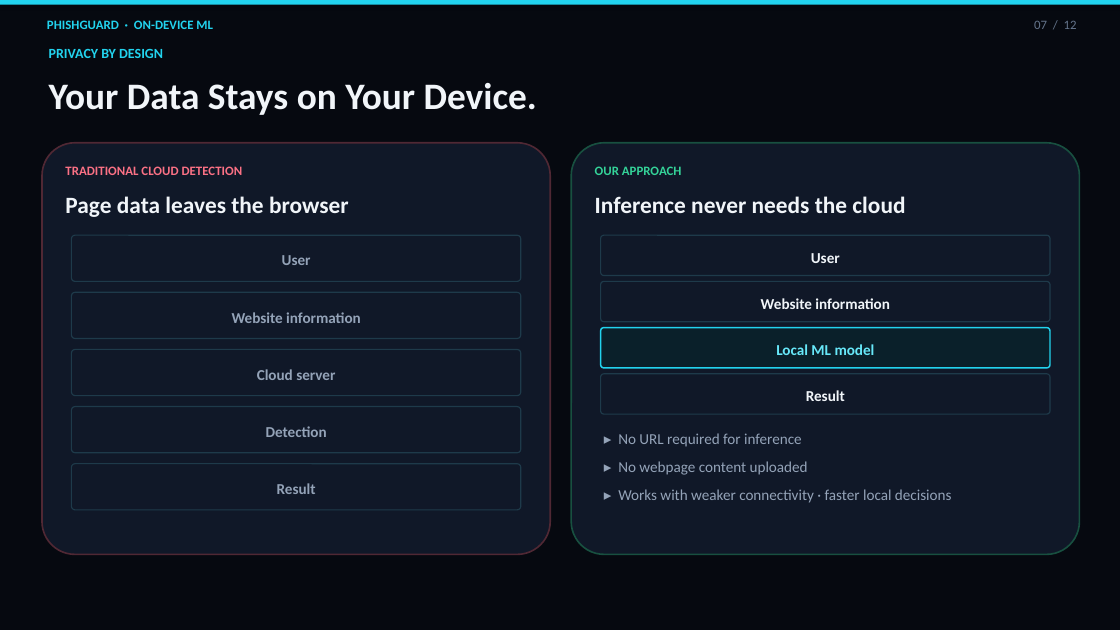
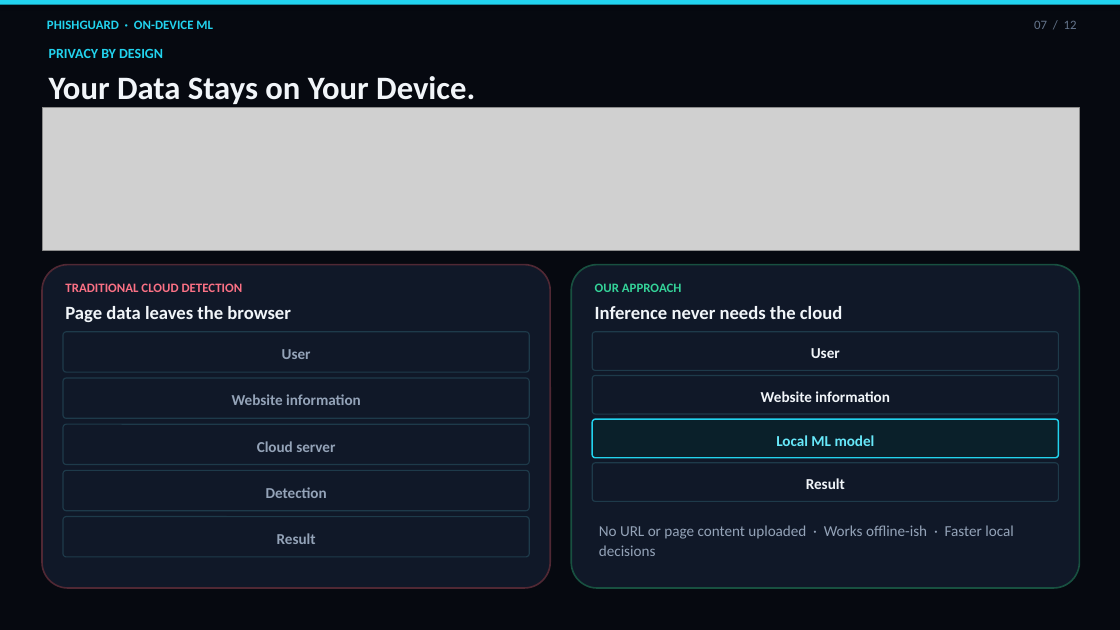
Before and after one commit to sachin20072909/Arduino-learning-journey.., a slide deck: slide 7 of presentation/PhishGuard-Hackathon-Pitch.pptx. Drawn at 1120x630 pixels with LibreOffice and Linux fonts; fonts in the diff are those of the drawing; grey boxes stand for pictures. Boxes give left, top, right and bottom in pixels: in the first picture for what was removed or moved away, otherwise in the second. Text is boxed around its words. In the diff, an @@ line names an element or a change of style, - is before the commit and + after.

Commit message:
Add cinematic visuals to the PhishGuard pitch deck
Generated cybersecurity images for title, problem, product,
privacy, ML, signals, dataset, and closing slides so the
PPTX is more pitch-ready for upload.

```diff
--- a/presentation/PhishGuard-Hackathon-Pitch.pptx
+++ b/presentation/PhishGuard-Hackathon-Pitch.pptx
@@ text "Your Data Stays on Your ..." at (49, 76, 475, 108): size 32 to 28 pt @@
@@ picture added at (42, 108, 1080, 250) @@
@@ rounded rectangle: place and size @@
-rounded rectangle at (42, 143, 550, 555)
+rounded rectangle at (42, 265, 550, 588)
@@ rounded rectangle: place and size @@
-rounded rectangle at (571, 143, 1080, 555)
+rounded rectangle at (571, 265, 1080, 588)
@@ text "Page data leaves the browser": place and size @@
-text "Page data leaves the browser" at (65, 196, 349, 217)
+text "Page data leaves the browser" at (65, 306, 290, 322)
@@ text "Page data leaves the browser" at (65, 306, 290, 322): size 20 to 16 pt @@
@@ text "TRADITIONAL CLOUD DETECTION": place and size @@
-text "TRADITIONAL CLOUD DETECTION" at (65, 166, 243, 175)
+text "TRADITIONAL CLOUD DETECTION" at (65, 283, 243, 292)
@@ text "Inference never needs the cloud" at (595, 306, 842, 319): size 20 to 16 pt @@
@@ text "Inference never needs the cloud": place and size @@
-text "Inference never needs the cloud" at (595, 196, 905, 213)
+text "Inference never needs the cloud" at (595, 306, 842, 319)
@@ text "OUR APPROACH": place and size @@
-text "OUR APPROACH" at (595, 166, 682, 175)
+text "OUR APPROACH" at (595, 283, 682, 292)
@@ text "User": place and size @@
-text "User" at (282, 255, 311, 265)
+text "User" at (282, 349, 311, 359)
@@ rounded rectangle: place and size @@
-rounded rectangle at (71, 350, 521, 396)
+rounded rectangle at (63, 332, 529, 372)
@@ text "User": place and size @@
-text "User" at (811, 253, 840, 263)
+text "User" at (811, 348, 840, 358)
@@ rounded rectangle: place and size @@
-rounded rectangle at (601, 281, 1050, 322)
+rounded rectangle at (592, 332, 1059, 371)
@@ text "Website information": place and size @@
-text "Website information" at (232, 312, 361, 323)
+text "Website information" at (232, 394, 361, 405)
@@ rounded rectangle: place and size @@
-rounded rectangle at (71, 292, 521, 339)
+rounded rectangle at (63, 378, 529, 418)
@@ text "Website information": place and size @@
-text "Website information" at (761, 298, 890, 309)
+text "Website information" at (761, 391, 890, 402)
@@ rounded rectangle: place and size @@
-rounded rectangle at (601, 374, 1050, 414)
+rounded rectangle at (592, 376, 1059, 414)
@@ text "Local ML model": place and size @@
-text "Local ML model" at (776, 344, 875, 355)
+text "Local ML model" at (776, 435, 875, 446)
@@ rounded rectangle: place and size @@
-rounded rectangle at (601, 328, 1050, 368)
+rounded rectangle at (592, 419, 1059, 458)
@@ text "Cloud server": place and size @@
-text "Cloud server" at (257, 369, 335, 380)
+text "Cloud server" at (257, 441, 335, 452)
@@ rounded rectangle: place and size @@
-rounded rectangle at (71, 407, 521, 453)
+rounded rectangle at (63, 424, 529, 465)
@@ text "Detection": place and size @@
-text "Detection" at (266, 426, 327, 437)
+text "Detection" at (266, 487, 327, 498)
@@ rounded rectangle: place and size @@
-rounded rectangle at (71, 464, 521, 510)
+rounded rectangle at (63, 471, 529, 511)
@@ text "Result": place and size @@
-text "Result" at (806, 390, 845, 401)
+text "Result" at (806, 478, 845, 489)
@@ rounded rectangle: place and size @@
-rounded rectangle at (71, 235, 521, 281)
+rounded rectangle at (592, 463, 1059, 502)
@@ text "Result": place and size @@
-text "Result" at (277, 483, 316, 494)
+text "Result" at (277, 533, 316, 544)
@@ rounded rectangle: place and size @@
-rounded rectangle at (601, 235, 1050, 276)
+rounded rectangle at (63, 517, 529, 557)
@@ text at (599, 525, 1013, 556): text changed @@
-▸ No URL required for inference
-▸ No webpage content uploaded
-▸ Works with weaker connectivity · faster local decisions
+No URL or page content uploaded · Works offline-ish · Faster local decisions
```
Also in this commit, not shown: 11 other slides changed, 9 other files.
